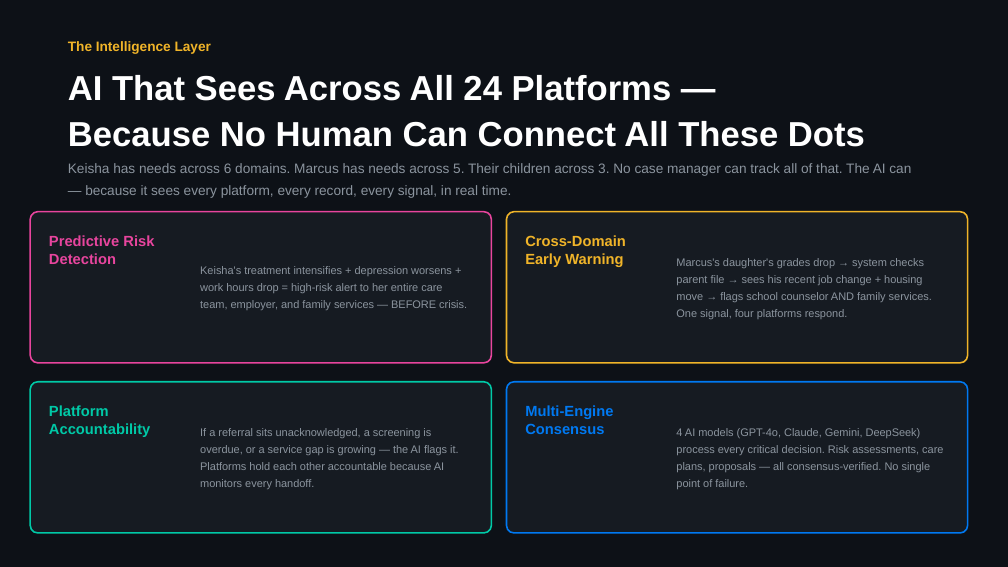
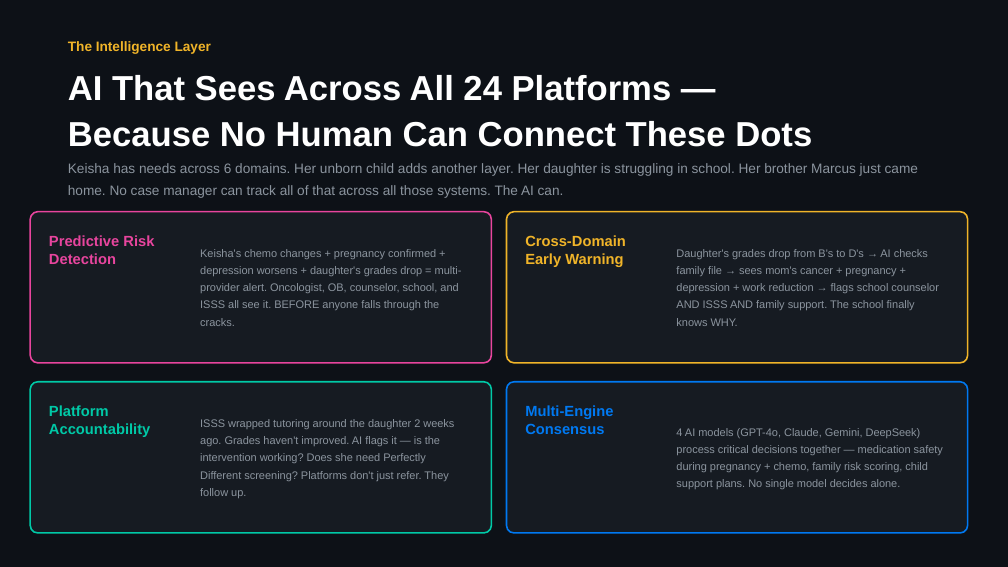
Before and after one commit to mrterryflood-ui/Thriveup, a slide deck: slide 7 of docs/pitches/ThriveUp-The-Pitch-by-Deel-2026.pptx. Drawn at 1008x567 pixels with LibreOffice and Linux fonts; fonts in the diff are those of the drawing. Boxes give left, top, right and bottom in pixels: in the first picture for what was removed or moved away, otherwise in the second. Text is boxed around its words. In the diff, an @@ line names an element or a change of style, - is before the commit and + after.

```diff
--- a/docs/pitches/ThriveUp-The-Pitch-by-Deel-2026.pptx
+++ b/docs/pitches/ThriveUp-The-Pitch-by-Deel-2026.pptx
@@ text at bbox=[68, 121, 812, 147]: text changed @@
-Because No Human Can Connect All These Dots
+Because No Human Can Connect These Dots
@@ text at bbox=[68, 163, 918, 198]: text changed @@
-Keisha has needs across 6 domains. Marcus has needs across 5. Their children across 3. No case manager can track all of that. The AI can — because it sees every platform, every record, every signal, in real time.
+Keisha has needs across 6 domains. Her unborn child adds another layer. Her daughter is struggling in school. Her brother Marcus just came home. No case manager can track all of that across all those systems. The AI can.
@@ text at bbox=[200, 249, 462, 326]: text changed @@
-Keisha's treatment intensifies + depression worsens + work hours drop = high-risk alert to her entire care team, employer, and family services — BEFORE crisis.
+Keisha's chemo changes + pregnancy confirmed + depression worsens + daughter's grades drop = multi-provider alert. Oncologist, OB, counselor, school, and ISSS all see it. BEFORE anyone falls through the cracks.
@@ text at bbox=[676, 249, 938, 326]: text changed @@
-Marcus's daughter's grades drop → system checks parent file → sees his recent job change + housing move → flags school counselor AND family services. One signal, four platforms respond.
+Daughter's grades drop from B's to D's → AI checks family file → sees mom's cancer + pregnancy + depression + work reduction → flags school counselor AND ISSS AND family support. The school finally knows WHY.
@@ text at bbox=[200, 419, 454, 498]: text changed @@
-If a referral sits unacknowledged, a screening is overdue, or a service gap is growing — the AI flags it. Platforms hold each other accountable because AI monitors every handoff.
+ISSS wrapped tutoring around the daughter 2 weeks ago. Grades haven't improved. AI flags it — is the intervention working? Does she need Perfectly Different screening? Platforms don't just refer. They follow up.
@@ text at bbox=[676, 428, 943, 489]: text changed @@
-4 AI models (GPT-4o, Claude, Gemini, DeepSeek) process every critical decision. Risk assessments, care plans, proposals — all consensus-verified. No single point of failure.
+4 AI models (GPT-4o, Claude, Gemini, DeepSeek) process critical decisions together — medication safety during pregnancy + chemo, family risk scoring, child support plans. No single model decides alone.
```
Also in this commit, not shown: 4 other slides changed, 1 slide added, 1 slide removed, 3 other files.
